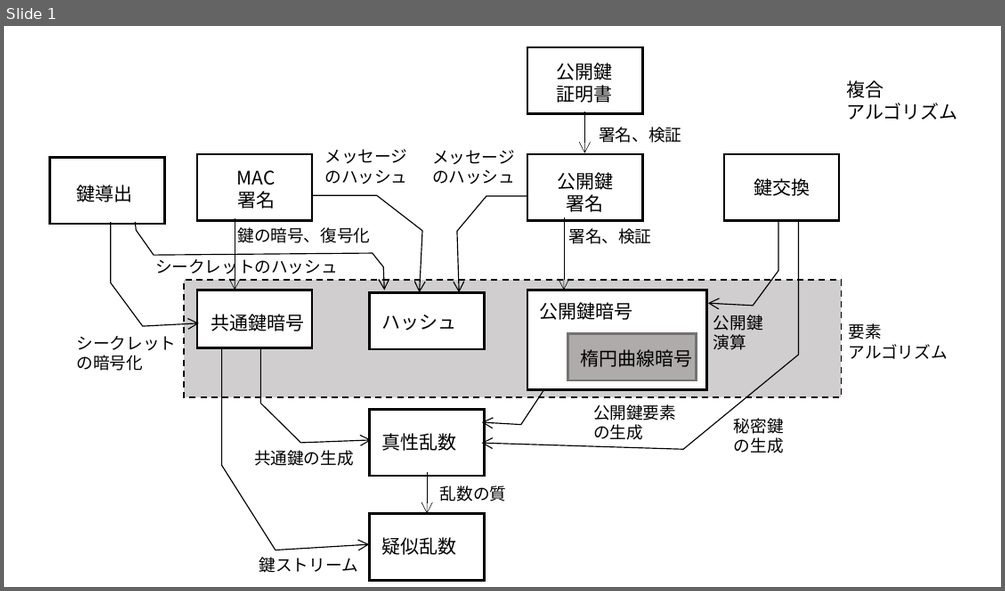
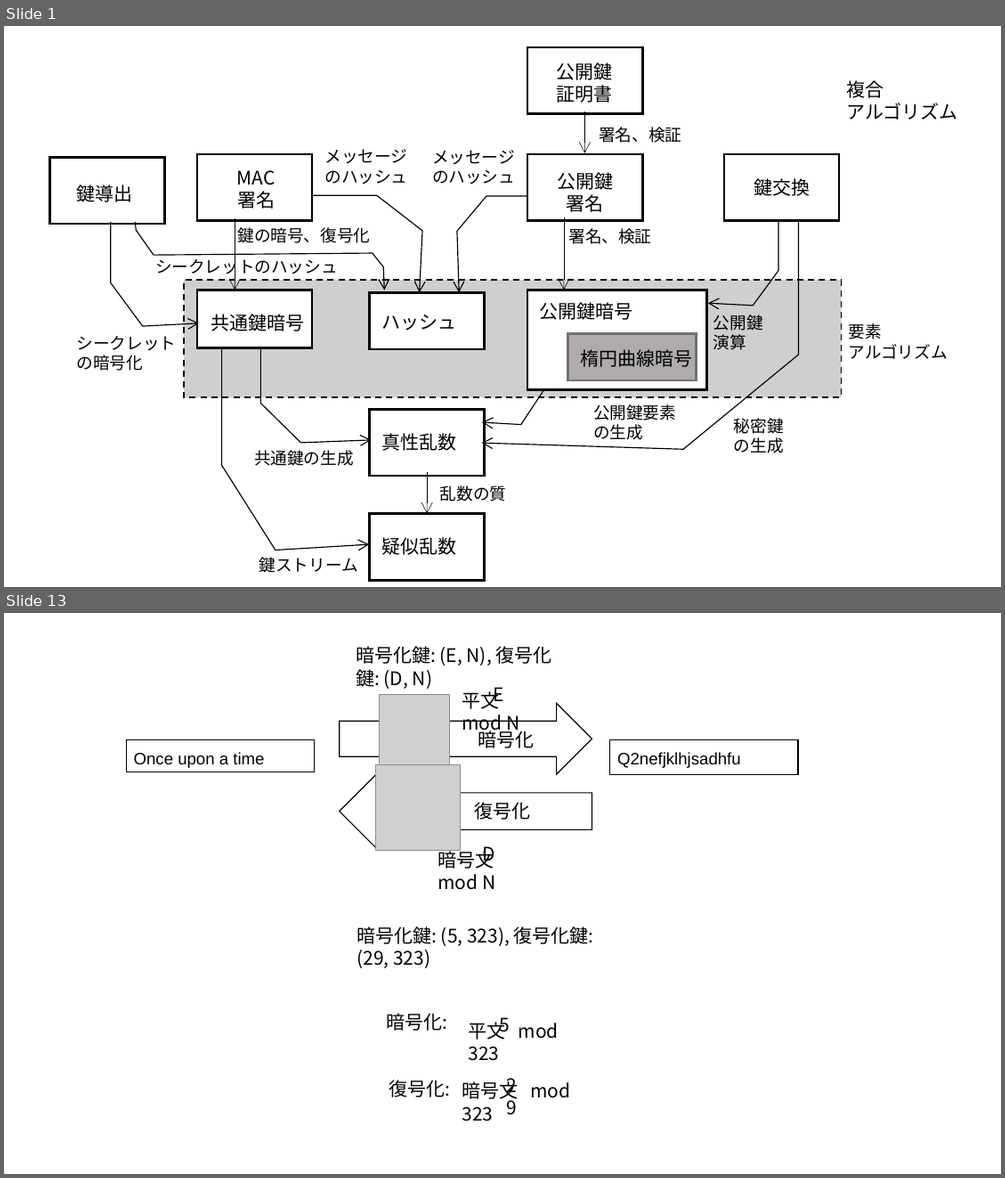
Before and after one commit to kojo1/TLSbook-en, a slide deck: Part1.Technology/Chapter3.Algorithm/Algorithm-fig-jp.pptx. Shown one above the other, each under a label of ours: slide 1 before the commit, slides 1 and 13 after it; the slides between them are not shown. The pictures are 1005x591 and 1005x1178 pixels, drawn with LibreOffice and Linux fonts; fonts in the diff are those of the drawing; grey boxes stand for pictures. Boxes give left, top, right and bottom in pixels: in the first picture for what was removed or moved away, otherwise in the second. Text is boxed around its words. In the diff, an @@ line names an element or a change of style, - is before the commit and + after.

```diff
--- a/Part1.Technology/Chapter3.Algorithm/Algorithm-fig-jp.pptx
+++ b/Part1.Technology/Chapter3.Algorithm/Algorithm-fig-jp.pptx
@@ slide 13 added at [4,613,1001,1174], background #FFFFFF @@
@@ text added at [356,646,552,689], 18 pt, text #000000 @@
+暗号化鍵: (E, N), 復号化鍵: (D, N)
@@ text added at [461,689,519,734], 18 pt, text #000000 @@
+平文 mod N
@@ text added at [493,687,503,706], 18 pt, text #000000 @@
+E
@@ right arrow added at [339,704,591,774], fill #FFFFFF, outline #000000 1 pt @@
@@ picture added at [379,695,450,765] @@
@@ rectangle added at [127,740,316,772], fill #FFFFFF, outline #000000 1 pt @@
@@ text added at [477,728,534,748], 18 pt, text #000000 @@
+暗号化
@@ rectangle added at [610,740,799,774], fill #FFFFFF, outline #000000 1 pt @@
@@ text added at [134,752,264,768], 16 pt, text #000000 @@
+Once upon a time
@@ picture added at [376,765,461,850] @@
@@ text added at [617,752,741,768], 16 pt, text #000000 @@
+Q2nefjklhjsadhfu
@@ right arrow added at [339,774,591,849], fill #FFFFFF, outline #000000 1 pt @@
@@ text added at [474,802,530,819], 18 pt, text #000000 @@
+復号化
@@ text added at [437,848,495,890], 18 pt, text #000000 @@
+暗号文 mod N
@@ text added at [482,846,494,865], 18 pt, text #000000 @@
+D
@@ text added at [356,926,594,968], 18 pt, text #000000 @@
+暗号化鍵: (5, 323), 復号化鍵: (29, 323)
@@ text added at [356,949,388,968], 18 pt, text #000000 @@
+29
@@ text added at [387,1013,448,1030], 18 pt, text #000000 @@
+暗号化:
@@ text added at [469,1019,558,1061], 18 pt, text #000000 @@
+平文 mod 323
@@ text added at [499,1017,510,1037], 18 pt, text #000000 @@
+5
@@ text added at [389,1079,451,1097], 18 pt, text #000000 @@
+復号化:
@@ text added at [461,1078,518,1121], 18 pt, text #000000 @@
+暗号文 mod 323
```
Also in this commit, not shown: 17 other slides added.
